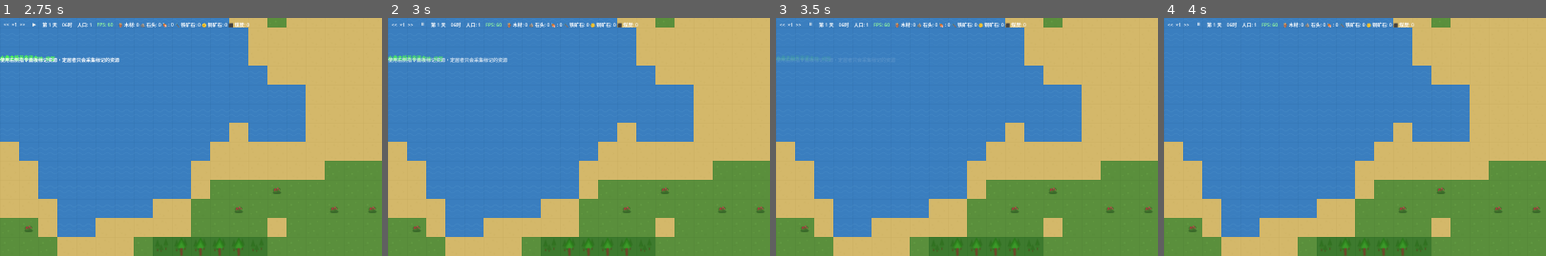
Above: before the commit, frames 1-4 (left to right).
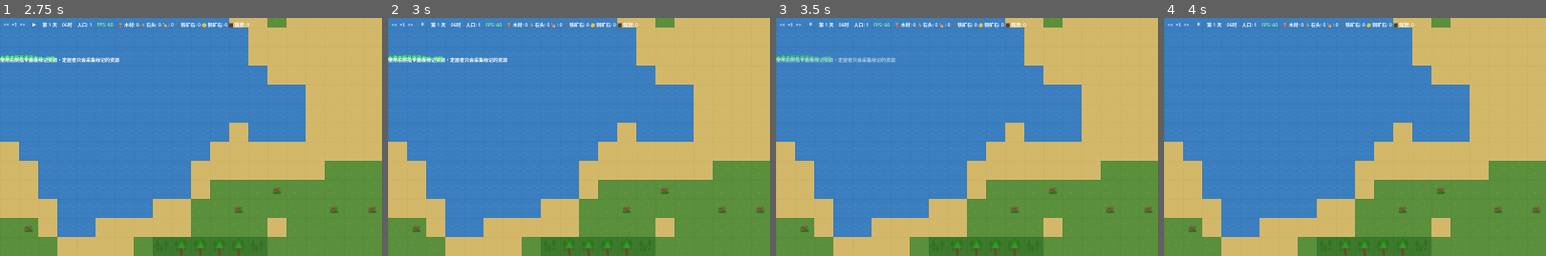
Above: after the commit, the same moments.

Repository: ZhanXuzhao/the-path-of-humanity
Game: Godot game, scene res://scenes/game.tscn
The game is run twice, just before and just after one commit, with the same random seed, the same clock (stepped at 60 frames per second) and the same inputs.
Inputs:
- Up to frame 1 (2.75 s): click "<<" at 0.5 s; click ">>" at 1.25 s; click "⏸" at 2 s
- Up to frame 2 (3 s): click "▶" at 2.75 s
- Up to frame 3 (3.5 s): no input
- Up to frame 4 (4 s): click "建造 [B]" at 3.5 s
The pictures show only the part of the screen within x 0-50%, y 0-50%; the shares and areas given below are measured in that part.

Frame 1 is identical in both runs. In frame 2, 0.3% of the frame differs, in the area x 0-32%, y 16-19%; in frame 3, 0.6%, in the area x 0-32%, y 15-19%; in frame 4, nothing differs.

Commit message:
重构：改用 Godot Engine.time_scale 管理游戏变速

Diff:
--- a/scripts/autoload/game_manager.gd
+++ b/scripts/autoload/game_manager.gd
@@ -73,8 +73,8 @@
 	if state != GameState.PLAYING:
 		return
 
-	# 更新时间
-	var time_delta = delta * time_speed * (24.0 / day_length)
+	# 更新时间（delta 已包含 Engine.time_scale 倍率）
+	var time_delta = delta * (24.0 / day_length)
 	game_time += time_delta
 
 	if game_time >= 24.0:
@@ -91,6 +91,7 @@
 	game_time = 6.0
 	current_day = 1
 	time_speed = 1.0
+	Engine.time_scale = 1.0
 	# 重置统计数据
 	stats = {
 		"total_settlers": 0,
@@ -120,6 +121,7 @@
 
 func set_time_speed(speed: float):
 	time_speed = clampf(speed, 0.0, 10.0)
+	Engine.time_scale = time_speed
 
 # -------- 辅助方法 --------
 func get_time_string() -> String:
--- a/scripts/core/game.gd
+++ b/scripts/core/game.gd
@@ -1628,7 +1628,8 @@
 
 func _update_settlers(delta):
 	"""更新所有定居者的需求、基本状态和自主行为（进食/睡眠）"""
-	var delta_hours = _gm.time_speed * delta * (24.0 / _gm.day_length)
+	# delta 已包含 Engine.time_scale 倍率
+	var delta_hours = delta * (24.0 / _gm.day_length)
 	var _is_night = not _gm.is_daytime()
 
 	for s in settlers:
--- a/scripts/entities/boar.gd
+++ b/scripts/entities/boar.gd
@@ -187,7 +187,8 @@
 	if state == BoarState.DEAD:
 		return
 
-	var delta_hours = gm.time_speed * delta * (24.0 / gm.day_length)
+	# delta 已包含 Engine.time_scale 倍率
+	var delta_hours = delta * (24.0 / gm.day_length)
 	var is_night = not gm.is_daytime()
 	var now = Time.get_ticks_msec() / 1000.0
 
@@ -246,7 +247,7 @@
 
 		BoarState.COMBAT:
 			# 攻击冷却（跟随游戏变速）
-			var effective_cd = attack_cooldown / (gm.time_speed if gm else 1.0)
+			var effective_cd = attack_cooldown / (Engine.time_scale if Engine.time_scale > 0 else 1.0)
 			if attack_target and is_instance_valid(attack_target):
 				if now - _last_attack_time >= effective_cd:
 					if _is_adjacent_to_target():
@@ -507,9 +508,8 @@
 	if dist > 2.0:
 		var dir = offset.normalized()
 		facing_direction = dir
-		var gm = get_node("/root/GameManager")
-		var speed_mult = gm.time_speed if gm else 1.0
-		position += dir * move_speed * delta * speed_mult
+		# delta 已包含 Engine.time_scale 倍率
+		position += dir * move_speed * delta
 		return false  # 还在移动中
 	else:
 		if not _path.is_empty():
--- a/scripts/entities/enemy.gd
+++ b/scripts/entities/enemy.gd
@@ -264,9 +264,7 @@
 				return
 
 			# 射箭攻击冷却（跟随游戏变速）
-			var game_inst = get_node_or_null("/root/GameManager")
-			var speed_mult = game_inst.time_speed if game_inst else 1.0
-			var effective_cd = attack_cooldown / speed_mult
+			var effective_cd = attack_cooldown / (Engine.time_scale if Engine.time_scale > 0 else 1.0)
 			if now - _last_attack_time >= effective_cd:
 				_shoot_arrow_at_building()
 
@@ -636,9 +634,8 @@
 	if dist > 2.0:
 		var dir = offset.normalized()
 		facing_direction = dir
-		var gm = get_node("/root/GameManager")
-		var speed_mult = gm.time_speed if gm else 1.0
-		position += dir * move_speed * delta * speed_mult
+		# delta 已包含 Engine.time_scale 倍率
+		position += dir * move_speed * delta
 		return false
 	else:
 		if not _path.is_empty():
--- a/scripts/entities/settler.gd
+++ b/scripts/entities/settler.gd
@@ -353,11 +353,10 @@
 	var level_bonus = _settler_setting("work_speed_level_bonus", 0.1)
 	var work_speed = base_speed + (skill_level - 1.0) * level_bonus
 
-	var gm = get_node("/root/GameManager")
-	var speed_mult = gm.time_speed if gm else 1.0
+	var effective_speed = Engine.time_scale if Engine.time_scale > 0 else 1.0
 
 	var now = Time.get_ticks_msec() / 1000.0
-	var adjusted_interval = work_tick_interval / (work_speed * speed_mult)
+	var adjusted_interval = work_tick_interval / (work_speed * effective_speed)
 
 	if adjusted_interval <= 0:
 		return 0.0
@@ -494,9 +493,8 @@
 	if dist > 2.0:
 		var dir = offset.normalized()
 		facing_direction = dir
-		var gm = get_node("/root/GameManager")
-		var speed_mult = gm.time_speed if gm else 1.0
-		var step = move_speed * delta * speed_mult
+		# delta 已包含 Engine.time_scale 倍率，无需额外乘速度
+		var step = move_speed * delta
 		# 限制步长不超过剩余距离，防止移动过头
 		if step >= dist:
 			position = target_pixel
@@ -578,13 +576,10 @@
 	var level_bonus = _settler_setting("work_speed_level_bonus", 0.1)
 	var work_speed = base_speed + (skill_level - 1.0) * level_bonus  # 技能越高干得越快
 
-	# 根据时间加速倍率同步提升工作速度
-	var gm = get_node("/root/GameManager")
-	var speed_mult = gm.time_speed if gm else 1.0
-
 	# 基于现实时间检测工作刻，不受 delta 累积误差影响
+	var effective_speed = Engine.time_scale if Engine.time_scale > 0 else 1.0
 	var now = Time.get_ticks_msec() / 1000.0
-	var adjusted_interval = work_tick_interval / (work_speed * speed_mult)
+	var adjusted_interval = work_tick_interval / (work_speed * effective_speed)
 	if now - _last_work_tick_time >= adjusted_interval:
 		_last_work_tick_time = now
 		_do_work_tick(task_type)
@@ -1427,10 +1422,9 @@
 
 func _tick_sleep(delta):
 	"""睡眠中恢复精力"""
+	# delta 已包含 Engine.time_scale 倍率
 	var gm = get_node("/root/GameManager")
-	var delta_hours = 1.0
-	if gm:
-		delta_hours = gm.time_speed * delta * (24.0 / gm.day_length)
+	var delta_hours = delta * (24.0 / gm.day_length) if gm else 0.0
 
 	# 快速恢复精力
 	var sleep_restore = _settler_setting("sleep_restore_per_hour", 50.0)
@@ -1991,9 +1985,7 @@
 		return false
 
 	# 攻击间隔跟随游戏变速
-	var gm = get_node("/root/GameManager")
-	var speed_mult = gm.time_speed if gm else 1.0
-	var effective_cooldown = ARROW_COOLDOWN / speed_mult
+	var effective_cooldown = ARROW_COOLDOWN / (Engine.time_scale if Engine.time_scale > 0 else 1.0)
 
 	var now = Time.get_ticks_msec() / 1000.0
 	if now - _last_arrow_shot_time < effective_cooldown:
--- a/scripts/systems/building_system.gd
+++ b/scripts/systems/building_system.gd
@@ -286,11 +286,9 @@
 				bld.production_timer = 0.0
 				_try_produce(bld, data)
 
-		# 防御建筑——自动攻击（攻击间隔跟随游戏变速）
+		# 防御建筑——自动攻击（delta 已包含 Engine.time_scale 倍率）
 		if data.attack_range > 0 and data.attack_damage > 0:
-			var gm = get_node_or_null("/root/GameManager")
-			var speed_mult = gm.time_speed if gm else 1.0
-			bld.attack_timer += delta * speed_mult
+			bld.attack_timer += delta
 			if bld.attack_timer >= data.attack_cooldown:
 				bld.attack_timer = 0.0
 				_try_tower_attack(bld, data)
